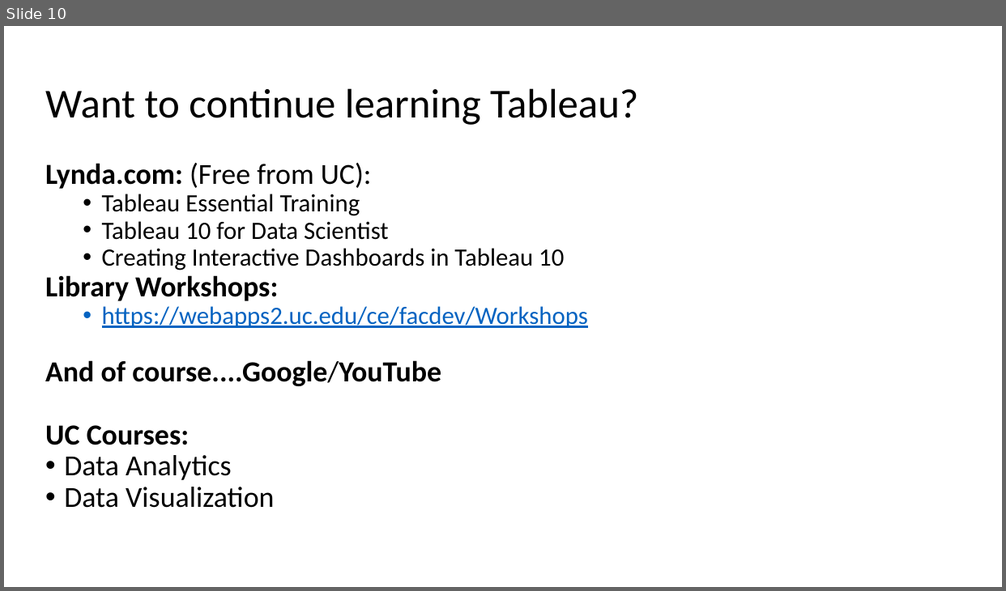
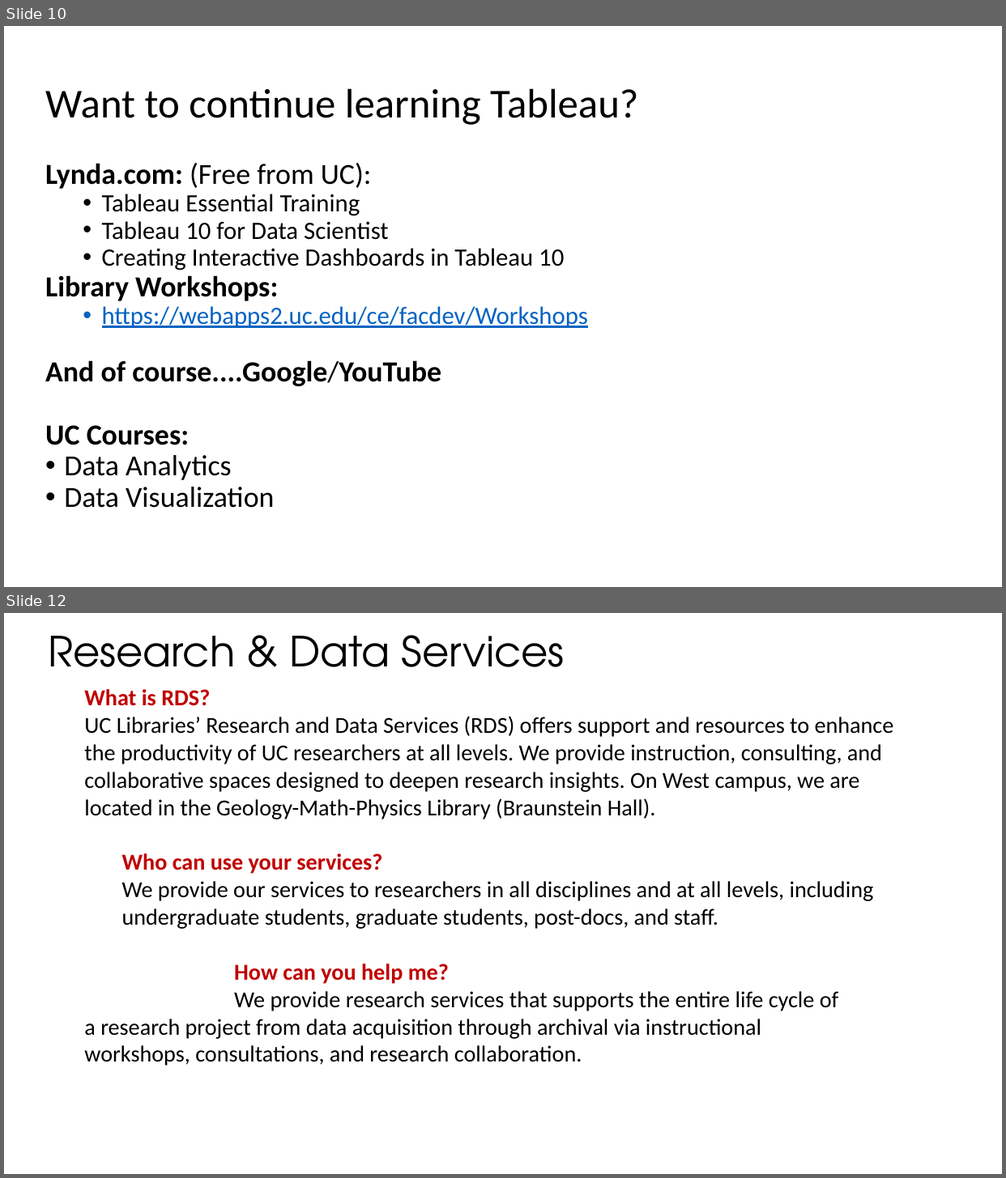
Before and after one commit to RAJohansen/UCL_Workshops, a slide deck: Brief_Intro_to_Tableau/A Brief Introduction to Tableau.pptx. Shown one above the other, each under a label of ours: slide 10 before the commit, slides 10 and 12 after it; the slides between them are not shown. The pictures are 1006x591 and 1006x1178 pixels, drawn with LibreOffice and Linux fonts; fonts in the diff are those of the drawing. Boxes give left, top, right and bottom in pixels: in the first picture for what was removed or moved away, otherwise in the second. Text is boxed around its words. In the diff, an @@ line names an element or a change of style, - is before the commit and + after.

```diff
--- a/Brief_Intro_to_Tableau/A Brief Introduction to Tableau.pptx
+++ b/Brief_Intro_to_Tableau/A Brief Introduction to Tableau.pptx
@@ slide 12 added at box(4, 613, 1002, 1174), background #FFFFFF @@
@@ title added at box(48, 635, 565, 667), 40 pt, text #000000 @@
+Research & Data Services
@@ text added at box(84, 689, 894, 1066), 22 pt, text #000000 @@
+What is RDS?
+UC Libraries’ Research and Data Services (RDS) offers support and resources to enhance the productivity of UC researchers at all levels. We provide instruction, consulting, and collaborative spaces designed to deepen research insights. On West campus, we are located in the Geology-Math-Physics Library (Braunstein Hall).
+  Who can use your services?
+  We provide our services to researchers in all disciplines and at all levels, including undergraduate students, graduate students, post-docs, and staff.
+How can you help me?
+We provide research services that supports the entire life cycle of a research project from data acquisition through archival via instructional workshops, consultations, and research collaboration.
```
Also in this commit, not shown: 1 slide changed, 4 other slides added, 1 slide removed, 1 other file.
